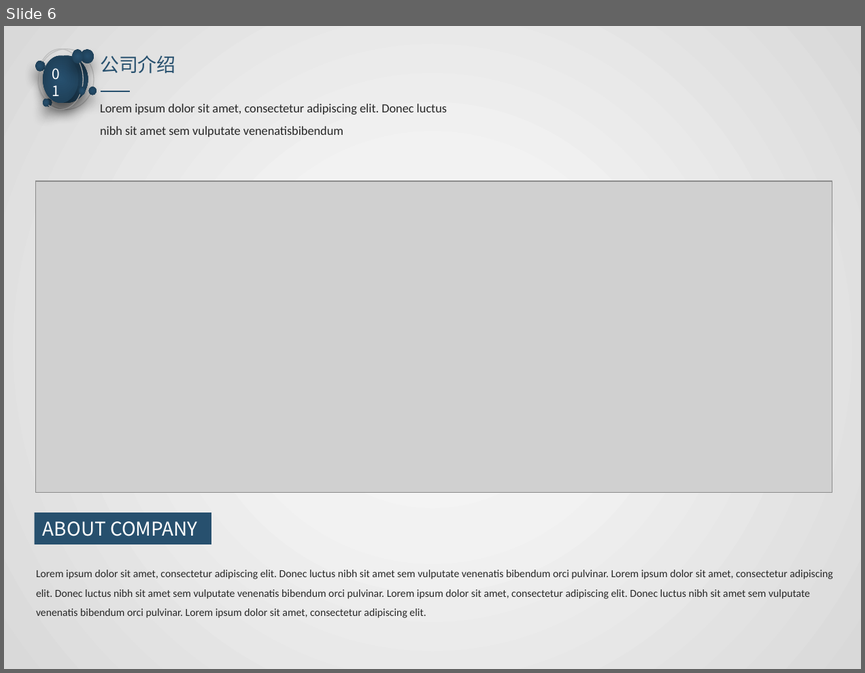
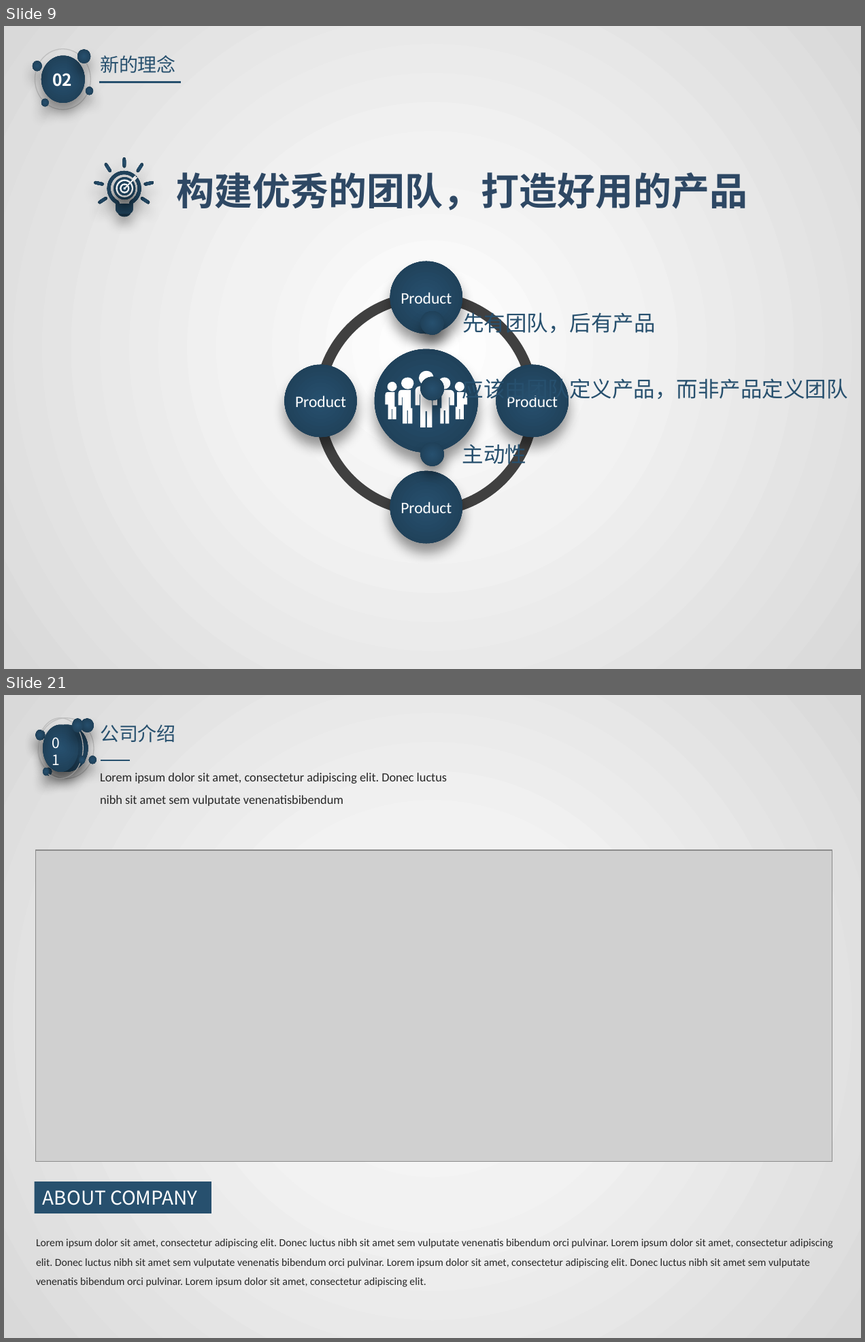
Before and after one commit to watermoonlx/presentation, a slide deck: [PO]PR Approval Control Panel.pptx. Shown one above the other, each under a label of ours: slide 6 before the commit, slides 9 and 21 after it; the slides between them are not shown. The pictures are 865x673 and 865x1342 pixels, drawn with LibreOffice and Linux fonts; fonts in the diff are those of the drawing; grey boxes stand for pictures. Boxes give left, top, right and bottom in pixels: in the first picture for what was removed or moved away, otherwise in the second. Text is boxed around its words. In the diff, an @@ line names an element or a change of style, - is before the commit and + after.

```diff
--- a/[PO]PR Approval Control Panel.pptx
+++ b/[PO]PR Approval Control Panel.pptx
@@ slide 9 added at [4,26,861,669], background gradient #FFFFFF to #F2F2F2 to #D9D9D9 @@
@@ text added at [100,55,176,73], 16 pt, text #27506E @@
+新的理念
@@ text added at [52,73,72,87], 14 pt, text #FFFFFF, bold @@
+02
@@ group added at [33,49,93,110]: 6 ellipses @@
@@ line added from (99, 82) to (181, 82), #27506E 1.5 pt @@
@@ group added at [94,157,154,216]: 10 freeform shapes, 6 ellipses @@
@@ text added at [176,172,747,210], 32 pt, text #2E4864, bold @@
+构建优秀的团队，打造好用的产品
@@ freeform shape added at [390,261,462,333], fill gradient #27506E to #1D3C52, 13.5 pt, text #FFFFFF @@
+Product
@@ group added at [314,292,538,516]: 4 arch (boxed as its full ring)s @@
@@ text added at [462,309,655,337], 18 pt, text #27506E @@
+先有团队，后有产品
@@ freeform shape added at [420,312,443,335], fill gradient #27506E to #1D3C52 @@
@@ freeform shape added at [374,349,478,452], fill gradient #27506E to #1D3C52 @@
@@ freeform shape added at [284,365,356,437], fill gradient #27506E to #1D3C52, 13.5 pt, text #FFFFFF @@
+Product
@@ freeform shape added at [385,371,468,427], fill #FFFFFF @@
@@ freeform shape added at [496,365,568,437], fill gradient #27506E to #1D3C52, 13.5 pt, text #FFFFFF @@
+Product
@@ freeform shape added at [420,376,443,399], fill gradient #27506E to #1D3C52 @@
@@ text added at [462,375,848,403], 18 pt, text #27506E @@
+应该由团队定义产品，而非产品定义团队
@@ freeform shape added at [420,442,443,465], fill gradient #27506E to #1D3C52 @@
@@ text added at [462,440,526,468], 18 pt, text #27506E @@
+主动性
@@ freeform shape added at [390,471,462,543], fill gradient #27506E to #1D3C52, 13.5 pt, text #FFFFFF @@
+Product
@@ what was slide 6 is now slide 21 @@
```
Also in this commit, not shown: 4 slides changed, 15 other slides added, 1 slide removed, 13 other files.
